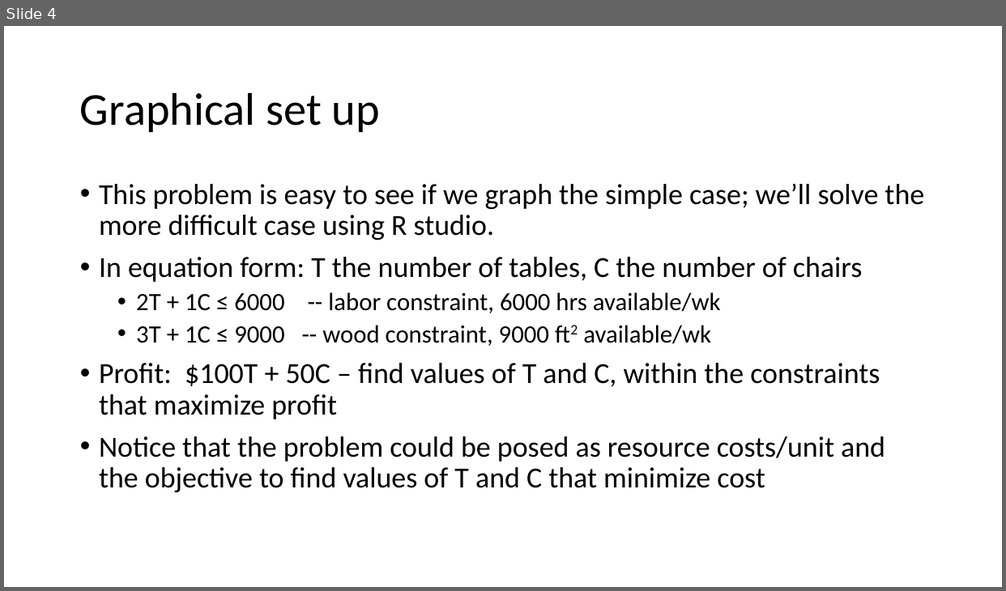
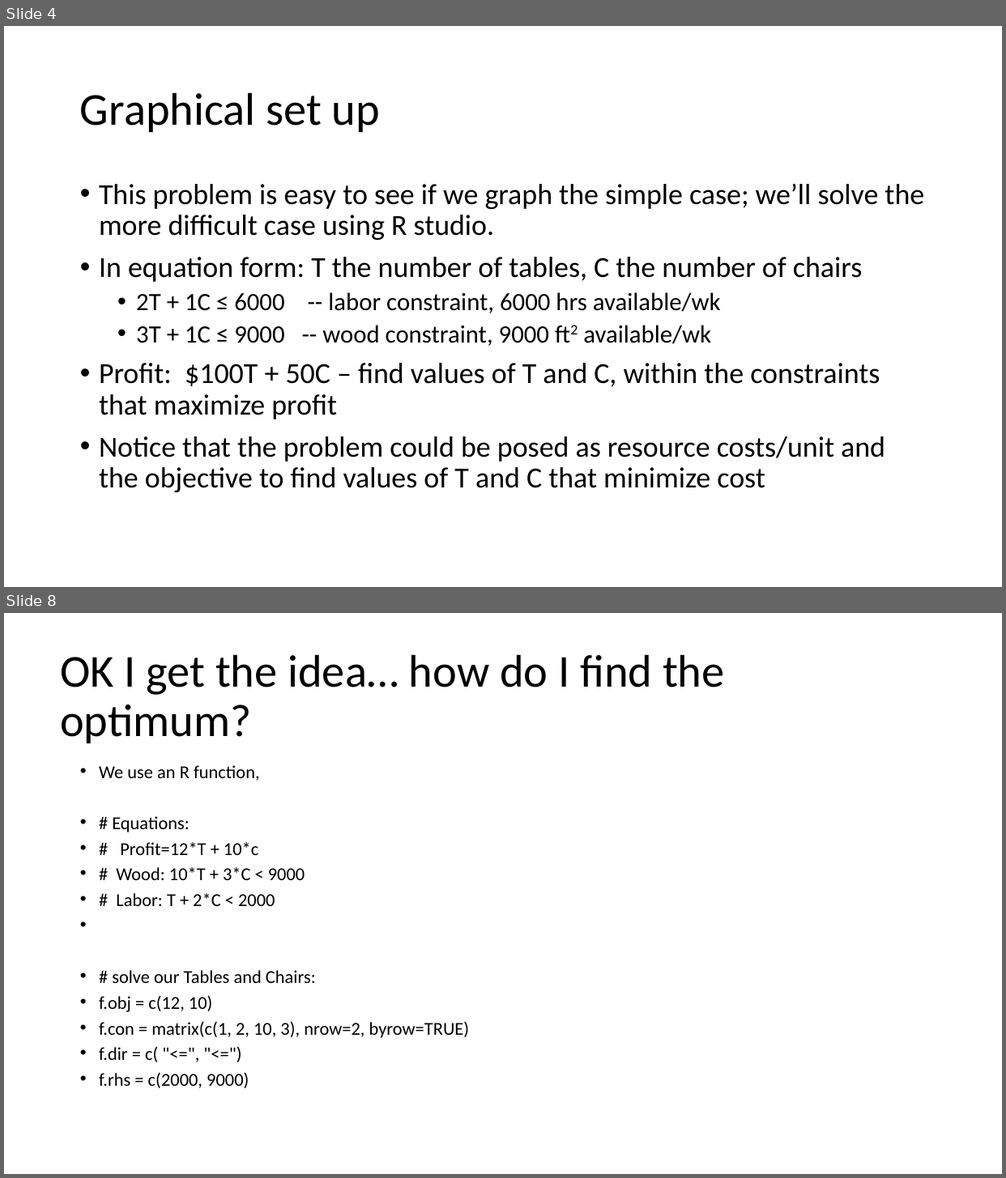
Before and after one commit to polkadottie26/linearProgramming, a slide deck: Introduction to Optimization.pptx. Shown one above the other, each under a label of ours: slide 4 before the commit, slides 4 and 8 after it; the slides between them are not shown. The pictures are 1006x591 and 1006x1178 pixels, drawn with LibreOffice and Linux fonts; fonts in the diff are those of the drawing. Boxes give left, top, right and bottom in pixels: in the first picture for what was removed or moved away, otherwise in the second. Text is boxed around its words. In the diff, an @@ line names an element or a change of style, - is before the commit and + after.

```diff
--- a/Introduction to Optimization.pptx
+++ b/Introduction to Optimization.pptx
@@ slide 8 added at (4,613,1002,1174), background #FFFFFF @@
@@ title added at (60,654,725,743), 44 pt, text #000000 @@
+OK I get the idea… how do I find the optimum?
@@ text added at (99,765,470,1088), 17.5 pt, text #000000 @@
+• We use an R function,
+• # Equations:
+• # Profit=12*T + 10*c
+• # Wood: 10*T + 3*C < 9000
+• # Labor: T + 2*C < 2000
+• # solve our Tables and Chairs:
+• f.obj = c(12, 10)
+• f.con = matrix(c(1, 2, 10, 3), nrow=2, byrow=TRUE)
+• f.dir = c( "<=", "<=")
+• f.rhs = c(2000, 9000)
```
Also in this commit, not shown: 1 slide changed, 5 other slides added, 1 slide removed.
